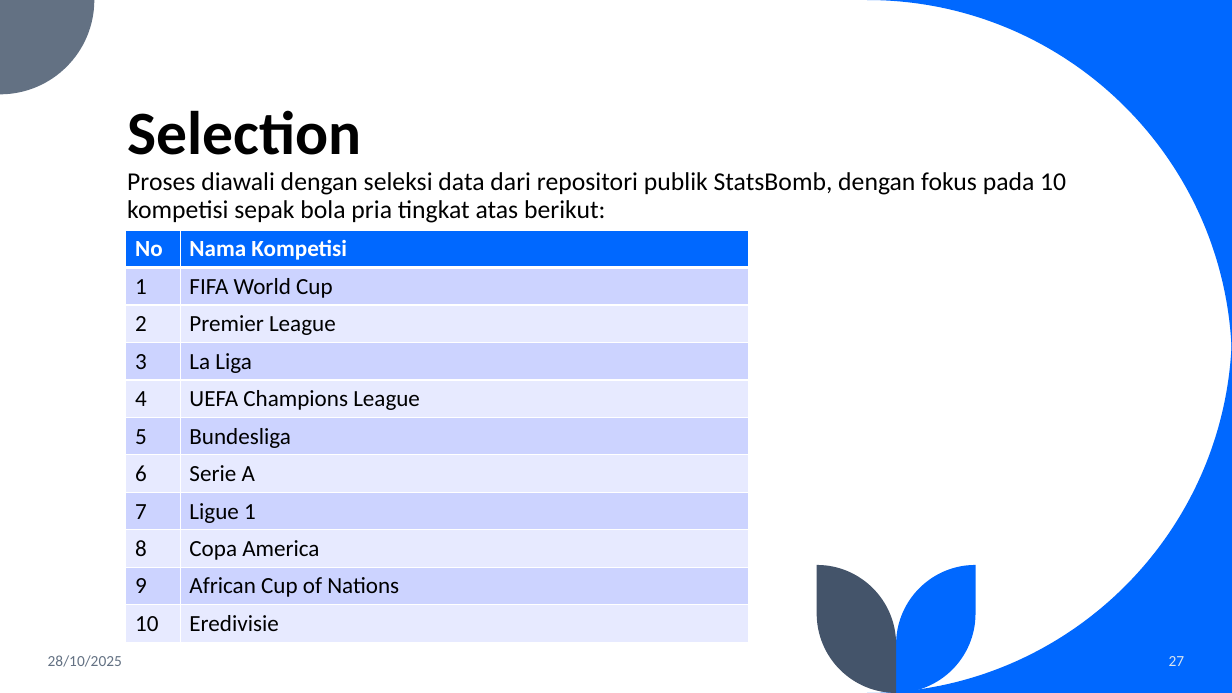
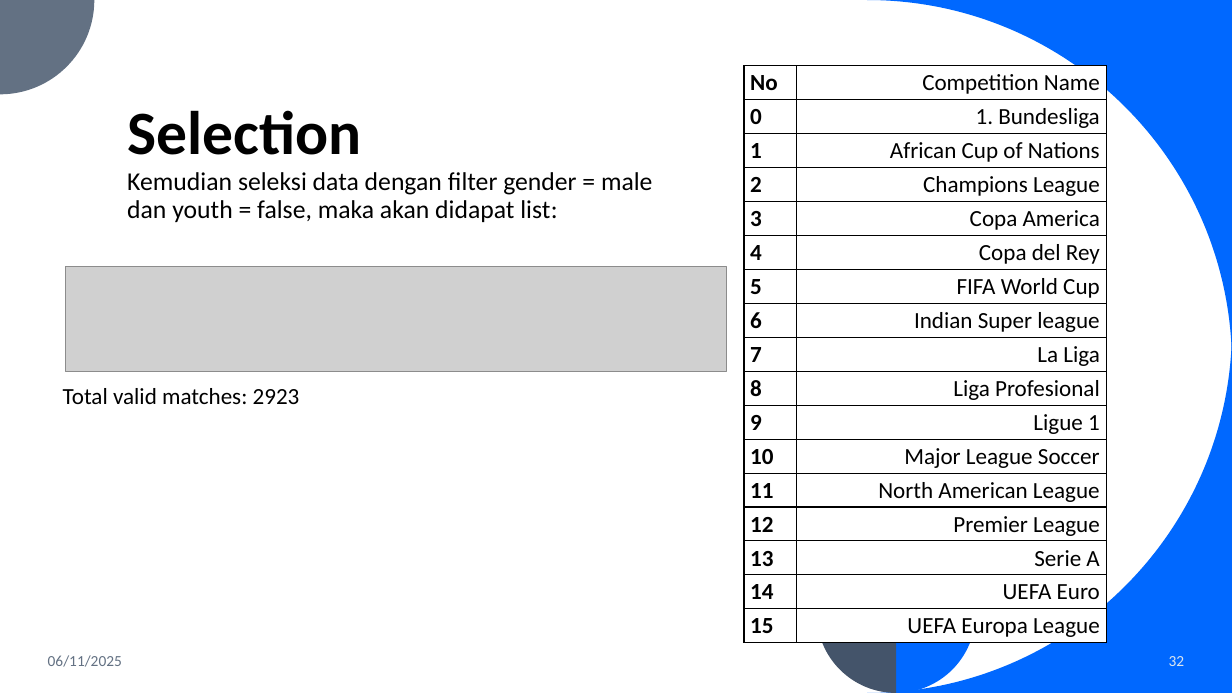
Before and after one commit to fadhilra101/skripsi, a slide deck: slide 32 of ppt/PPT SEMHAS Fadhil Raihan Akbar 11210930000101.pptx (slide 27 before the commit). Drawn at 1232x693 pixels with LibreOffice and Linux fonts; fonts in the diff are those of the drawing; grey boxes stand for pictures. Boxes give left, top, right and bottom in pixels: in the first picture for what was removed or moved away, otherwise in the second. Text is boxed around its words. In the diff, an @@ line names an element or a change of style, - is before the commit and + after.

```diff
--- a/ppt/PPT SEMHAS Fadhil Raihan Akbar 11210930000101.pptx
+++ b/ppt/PPT SEMHAS Fadhil Raihan Akbar 11210930000101.pptx
@@ table added at [744,66,1105,642], 17 rows, 2 columns @@
+No | Competition Name
+0 | 1. Bundesliga
+1 | African Cup of Nations
+2 | Champions League
+3 | Copa America
+4 | Copa del Rey
+5 | FIFA World Cup
+6 | Indian Super league
+7 | La Liga
+8 | Liga Profesional
+9 | Ligue 1
+10 | Major League Soccer
+11 | North American League
+12 | Premier League
+13 | Serie A
+14 | UEFA Euro
+15 | UEFA Europa League
@@ text at [127,172,652,222]: text changed @@
-Proses diawali dengan seleksi data dari repositori publik StatsBomb, dengan fokus pada 10 kompetisi sepak bola pria tingkat atas berikut:
+Kemudian seleksi data dengan filter gender = male dan youth = false, maka akan didapat list:
@@ table removed at [126,230,749,642], 11 rows, 2 columns @@
-No | Nama Kompetisi
-1 | FIFA World Cup
-2 | Premier League
-3 | La Liga
-4 | UEFA Champions League
-5 | Bundesliga
-6 | Serie A
-7 | Ligue 1
-8 | Copa America
-9 | African Cup of Nations
-10 | Eredivisie
@@ picture added at [66,266,726,372] @@
@@ text added at [63,388,300,404], 18 pt, text #000000 @@
+Total valid matches: 2923
@@ text at [48,655,122,667]: text changed @@
-28/10/2025
+06/11/2025
@@ page number at [1169,656,1185,666]: text changed @@
-27
+32
```
Also in this commit, not shown: 28 other slides changed, 33 slides added, 2 slides removed, 3 other files.
